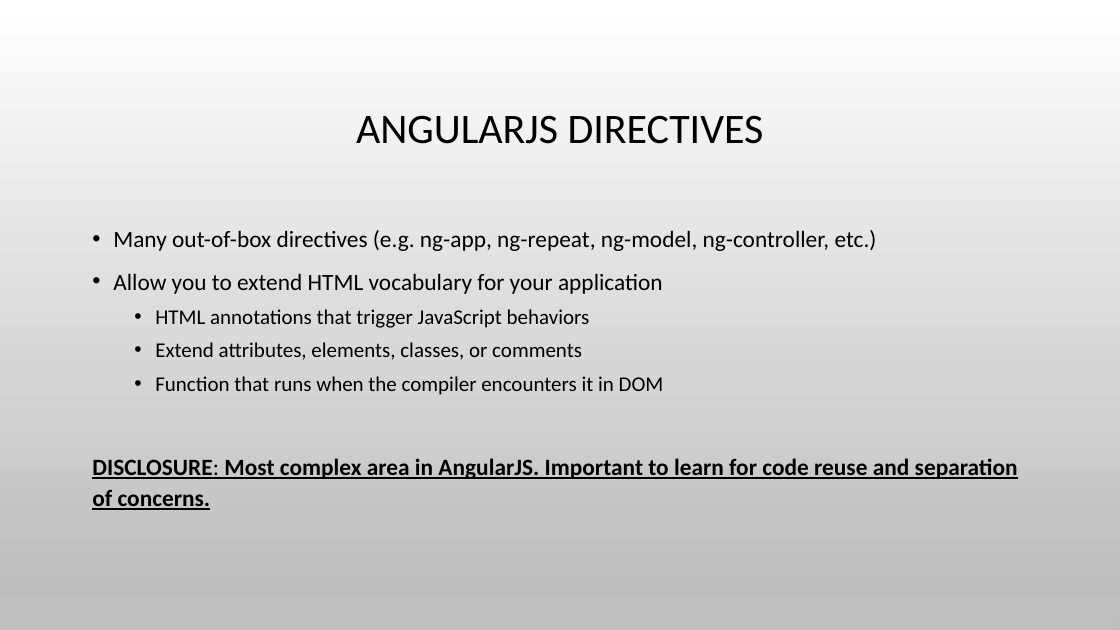
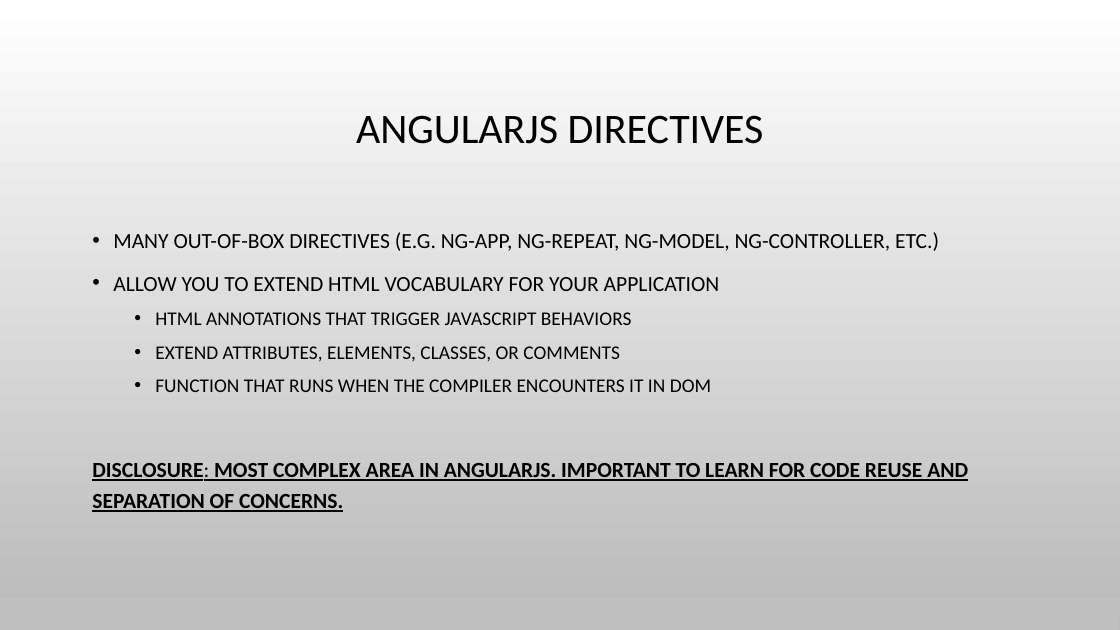
Before and after one commit to spietrek/spsnyc2015, a slide deck: slide 14 of Building SPAs in SharePoint Using AngularJS.pptx. Drawn at 1120x630 pixels with LibreOffice and Linux fonts; fonts in the diff are those of the drawing; background and template pictures are left out. Boxes give left, top, right and bottom in pixels: in the first picture for what was removed or moved away, otherwise in the second. Text is boxed around its words. In the diff, an @@ line names an element or a change of style, - is before the commit and + after.

```diff
--- a/Building SPAs in SharePoint Using AngularJS.pptx
+++ b/Building SPAs in SharePoint Using AngularJS.pptx
@@ text at box(92, 232, 968, 512): text changed; size 20 to 18.5 pt @@
-• Many out-of-box directives (e.g. ng-app, ng-repeat, ng-model, ng-controller, etc.)
-• Allow you to extend HTML vocabulary for your application
-  • HTML annotations that trigger JavaScript behaviors
-  • Extend attributes, elements, classes, or comments
-  • Function that runs when the compiler encounters it in DOM
-DISCLOSURE: Most complex area in AngularJS. Important to learn for code reuse and separation of concerns.
+• MANY OUT-OF-BOX DIRECTIVES (E.G. NG-APP, NG-REPEAT, NG-MODEL, NG-CONTROLLER, ETC.)
+• ALLOW YOU TO EXTEND HTML VOCABULARY FOR YOUR APPLICATION
+  • HTML ANNOTATIONS THAT TRIGGER JAVASCRIPT BEHAVIORS
+  • EXTEND ATTRIBUTES, ELEMENTS, CLASSES, OR COMMENTS
+  • FUNCTION THAT RUNS WHEN THE COMPILER ENCOUNTERS IT IN DOM
+DISCLOSURE: MOST COMPLEX AREA IN ANGULARJS. IMPORTANT TO LEARN FOR CODE REUSE AND SEPARATION OF CONCERNS.
```
Also in this commit, not shown: 11 other slides changed.
